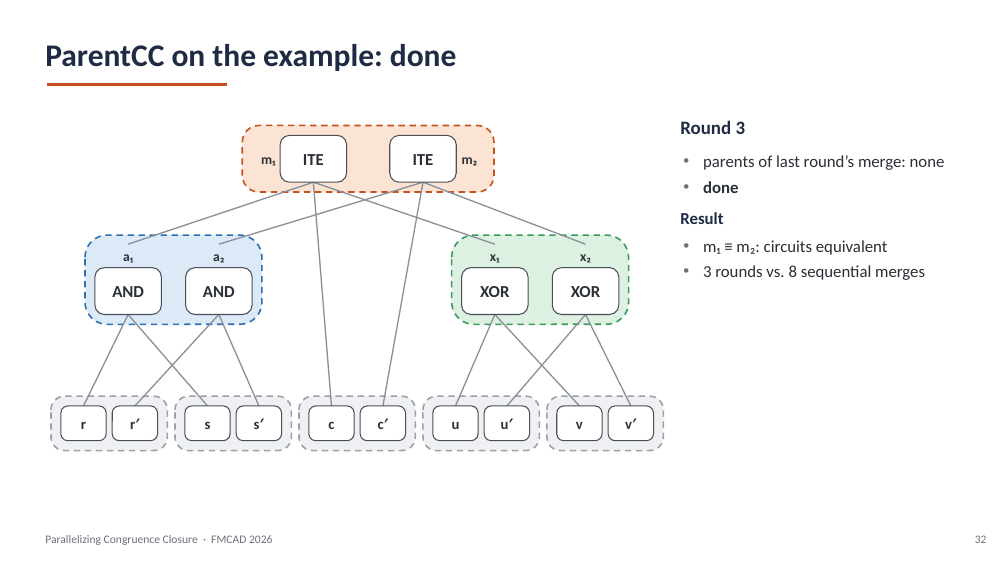
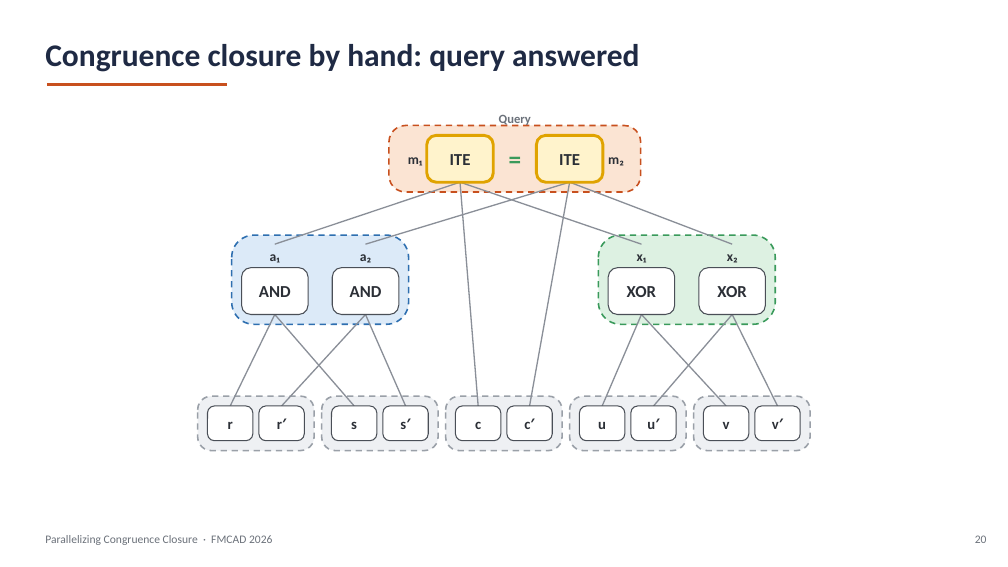
Before and after one commit to amarshah1/parallelcc-paper, a slide deck: slide 20 of slides/parallelcc-part1.pptx (slide 32 before the commit). Drawn at 1008x567 pixels with LibreOffice and Linux fonts; fonts in the diff are those of the drawing. Boxes give left, top, right and bottom in pixels: in the first picture for what was removed or moved away, otherwise in the second. Text is boxed around its words. In the diff, an @@ line names an element or a change of style, - is before the commit and + after.

```diff
--- a/slides/parallelcc-part1.pptx
+++ b/slides/parallelcc-part1.pptx
@@ text at (45,44,639,72): text changed @@
-ParentCC on the example: done
+Congruence closure by hand: query answered
@@ text added at (499,115,531,127), 12 pt, text #6B717A, bold @@
+Query
@@ rounded rectangle "ITE" at (426,135,493,182): fill #FFFFFF to #FFF3CC; outline #4A4F57 1 pt to #E0A300 2.75 pt @@
@@ text added at (473,139,557,178), 24 pt, text #3A9A5B, bold @@
+=
@@ rounded rectangle "ITE" at (536,135,603,182): fill #FFFFFF to #FFF3CC; outline #4A4F57 1 pt to #E0A300 2.75 pt @@
@@ text "m₂": place and size @@
-text "m₂" at (462,157,478,166)
+text "m₂" at (608,157,624,166)
@@ text removed at (680,120,746,134) @@
-Round 3
@@ text removed at (680,155,945,280) @@
-• parents of last round’s merge: none
-• done
-Result
-• m₁ ≡ m₂: circuits equivalent
-• 3 rounds vs. 8 sequential merges
@@ 23 rounded rectangles, 14 lines, 5 texts: place and size @@
-23 rounded rectangles, 14 lines, 5 texts at (51,126,663,451)
+23 rounded rectangles, 14 lines, 5 texts at (198,126,811,451)
@@ rounded rectangle "r": place and size @@
-rounded rectangle "r" at (60,406,106,441)
+rounded rectangle "r" at (208,406,253,441)
@@ text at (975,535,987,543): text changed @@
-32
+20
```
Also in this commit, not shown: 23 other slides changed, 3 slides removed, 1 other file.
